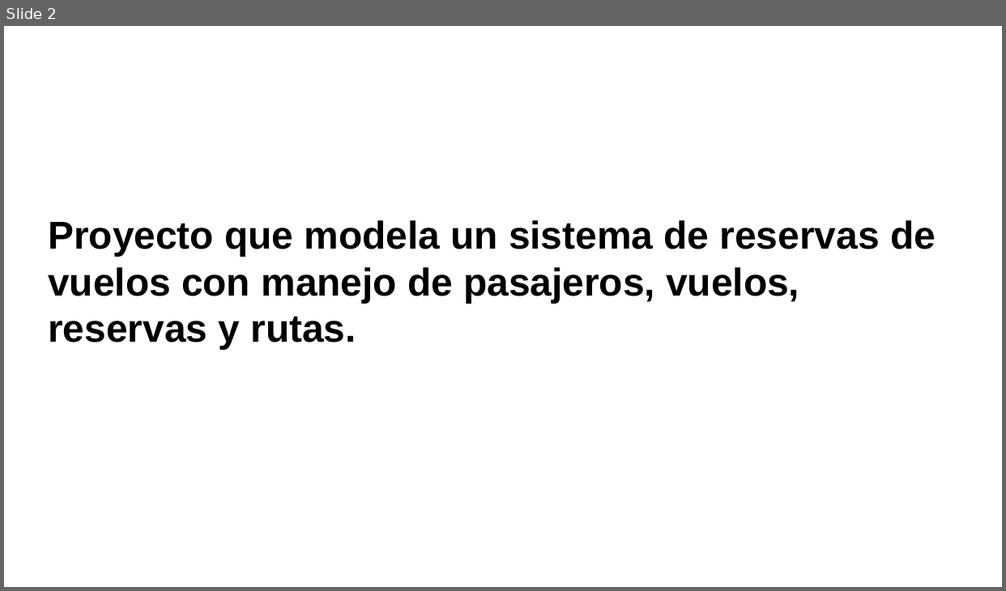
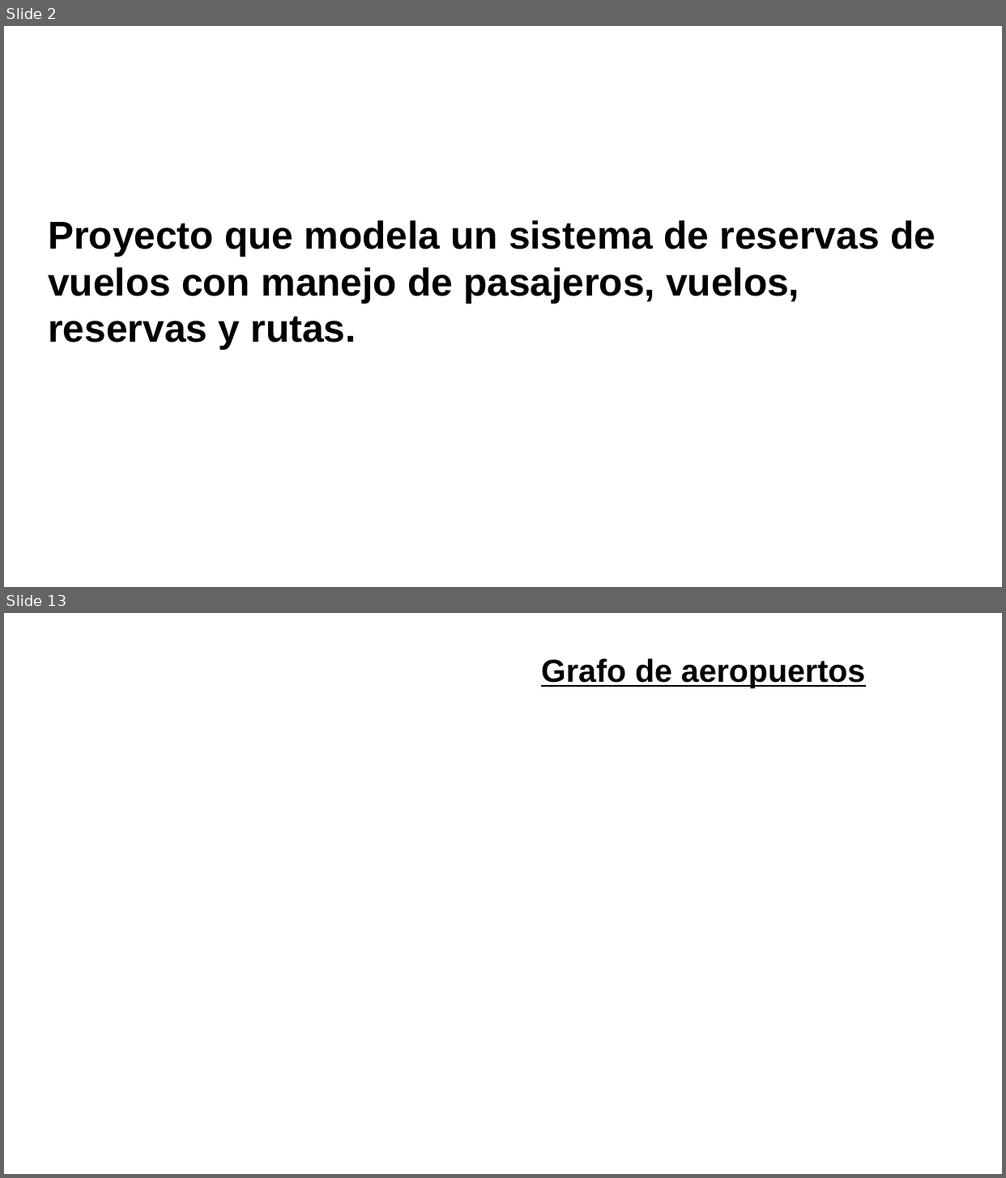
Before and after one commit to MarielaIPS/Final, a slide deck: Sistema de vuelos.pptx. Shown one above the other, each under a label of ours: slide 2 before the commit, slides 2 and 13 after it; the slides between them are not shown. The pictures are 1006x591 and 1006x1178 pixels, drawn with LibreOffice and Linux fonts; fonts in the diff are those of the drawing; background and template pictures are left out. Boxes give left, top, right and bottom in pixels: in the first picture for what was removed or moved away, otherwise in the second. Text is boxed around its words. In the diff, an @@ line names an element or a change of style, - is before the commit and + after.

```diff
--- a/Sistema de vuelos.pptx
+++ b/Sistema de vuelos.pptx
@@ slide 13 added at [4,613,1002,1174], background picture (left out) @@
@@ text added at [541,658,865,688], 23 pt, text #000000, bold, underline @@
+Grafo de aeropuertos
```
Also in this commit, not shown: 6 slides changed, 10 other slides added, 1 slide removed, 6 other files.
